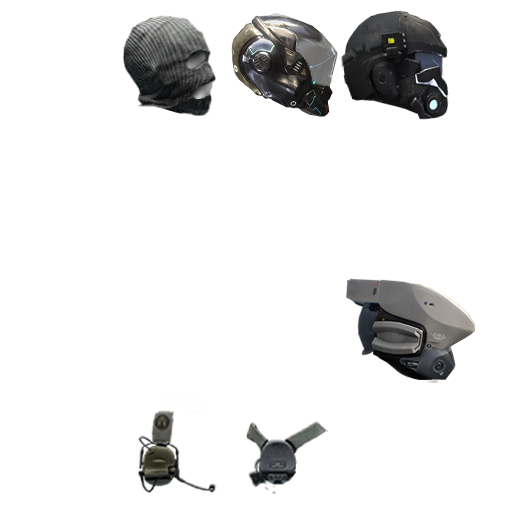
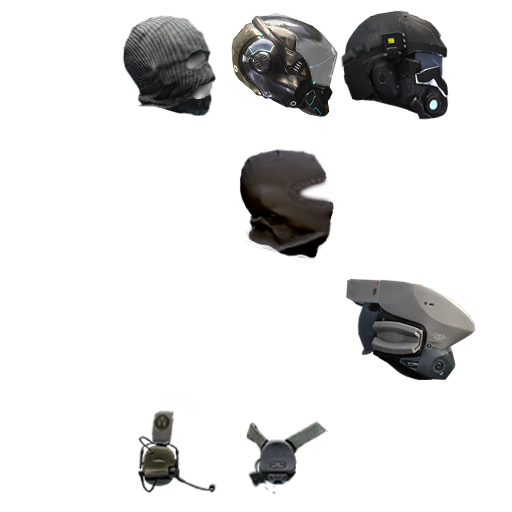
Layered file, before and after one edit (w=512, h=512). Changes by layer:
renamed "Слой 34" to "Слой 66", showed it, moved it above "Слой 60", painted on it over (239, 148, 440, 383)
hid "Слой 60", painted on it over (239, 148, 440, 383)
